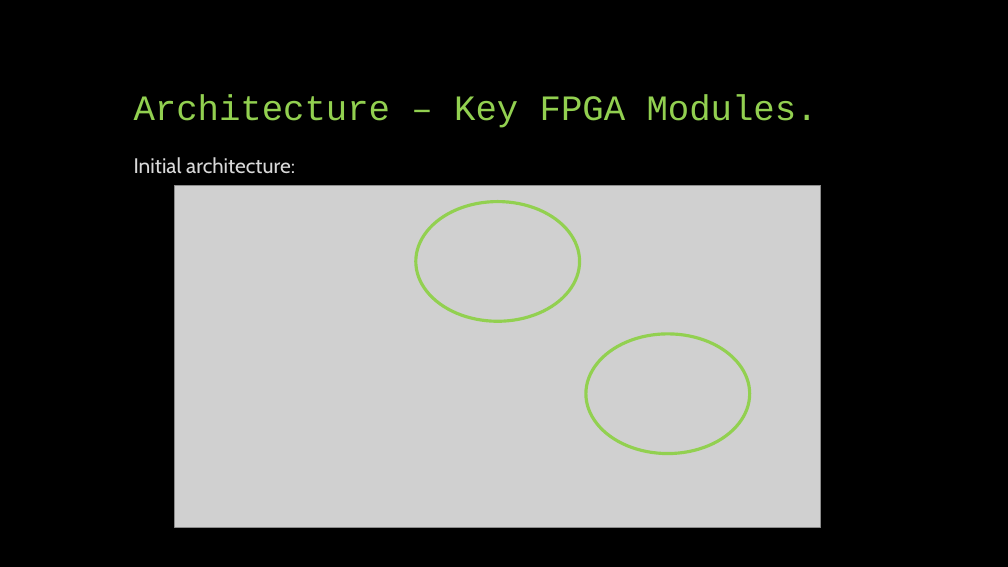
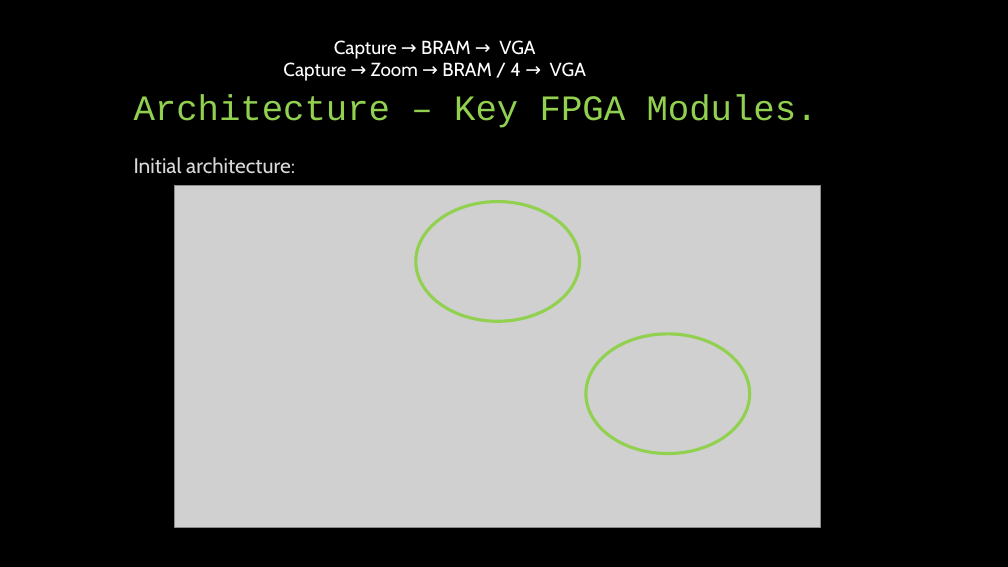
Before and after one commit to idowein/FPGA-image-interpolator, a slide deck: slide 4 of datasheets/Digital Zoom presentation.pptx. Drawn at 1008x567 pixels with LibreOffice and Linux fonts; fonts in the diff are those of the drawing; grey boxes stand for pictures. Boxes give left, top, right and bottom in pixels: in the first picture for what was removed or moved away, otherwise in the second. Text is boxed around its words. In the diff, an @@ line names an element or a change of style, - is before the commit and + after.

```diff
--- a/datasheets/Digital Zoom presentation.pptx
+++ b/datasheets/Digital Zoom presentation.pptx
@@ text added at <box>283,40,586,81</box>, 18 pt, text #FFFFFF @@
+Capture → BRAM → VGA
+Capture → Zoom → BRAM / 4 → VGA
```
Also in this commit, not shown: 4 other slides changed, 4 slides added, 1 other file.
